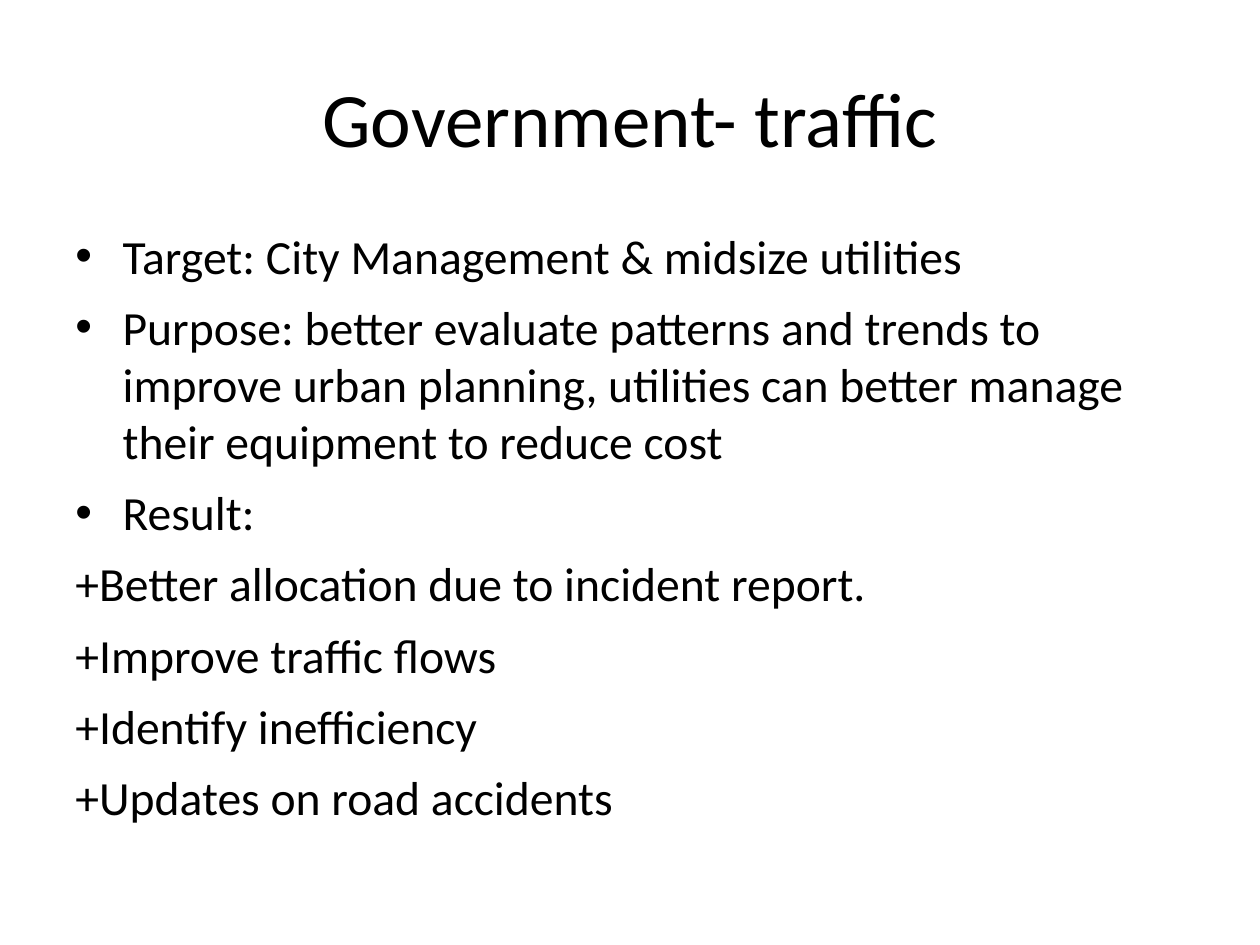
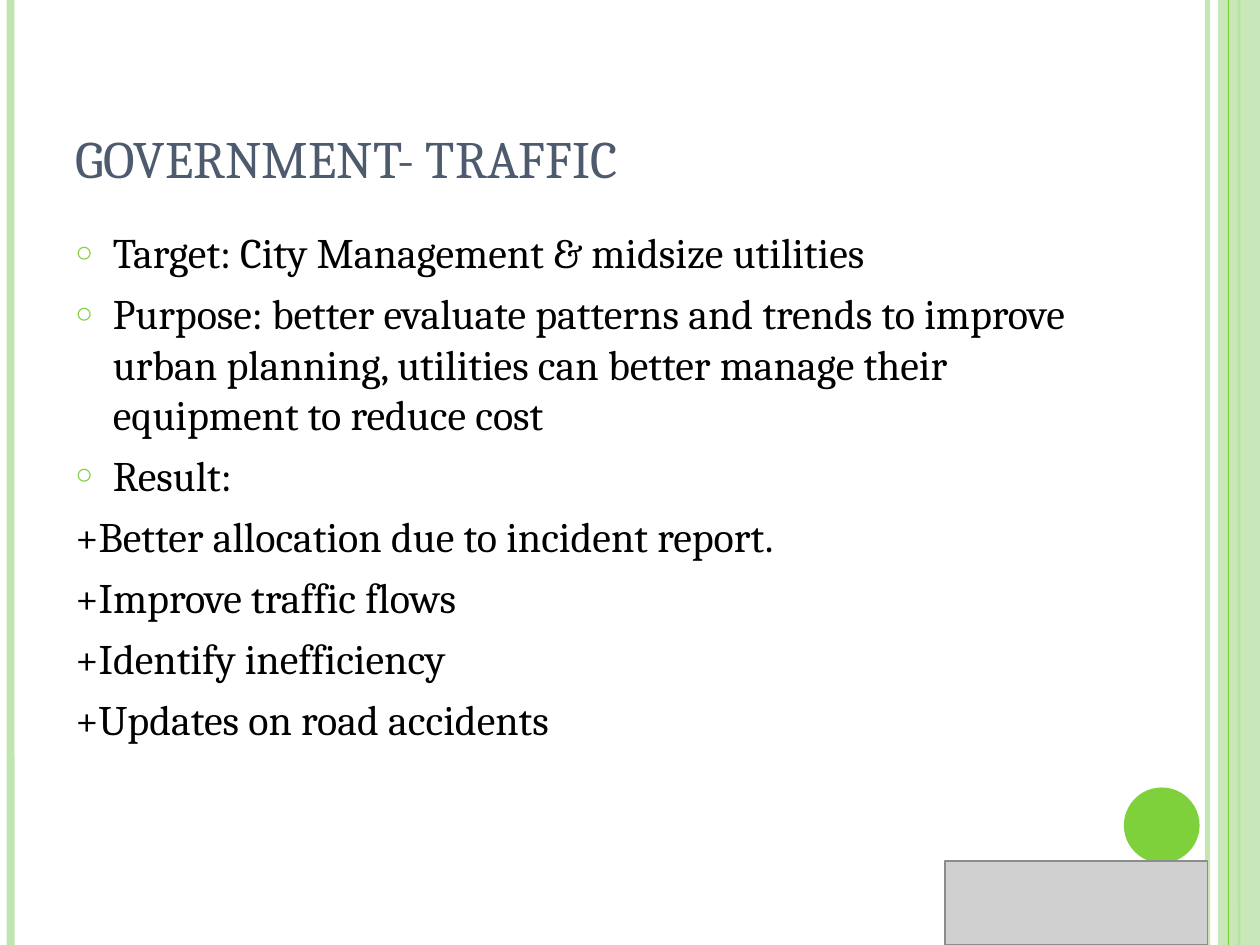
Before and after one commit to NUS-Anonymous/LTA-Data, a slide deck: slide 14 of Business Final Presentation/Presentation1.ppt (slide 12 before the commit). Drawn at 1260x945 pixels with LibreOffice and Linux fonts; fonts in the diff are those of the drawing; grey boxes stand for pictures. Boxes give left, top, right and bottom in pixels: in the first picture for what was removed or moved away, otherwise in the second. Text is boxed around its words. In the diff, an @@ line names an element or a change of style, - is before the commit and + after.

```diff
--- a/Business Final Presentation/Presentation1.ppt
+++ b/Business Final Presentation/Presentation1.ppt
@@ line added from (10, 0) to (10, 945), #C0E5AF 4.51 pt @@
@@ line added from (1207, 0) to (1207, 945), #C0E5AF 3 pt @@
@@ rectangle added at (x1=1218, y1=0, x2=1260, y2=945), fill #C0E5AF at 87% opacity @@
@@ line added from (1228, 0) to (1228, 945), #7FD13B 0.74 pt @@
@@ line added from (1239, 0) to (1239, 945), #7FD13B 1.5 pt @@
@@ title "GOVERNMENT- TRAFFIC" at (x1=75, y1=142, x2=617, y2=179): vertical alignment middle to bottom @@
@@ title at (x1=75, y1=142, x2=617, y2=179): text changed; size 44 to 30 pt; font Calibri to Cambria; text colour #000000 to #4E5B6F @@
-Government- traffic
+GOVERNMENT- TRAFFIC
@@ text "Target: City Management & midsize ..." at (x1=75, y1=238, x2=1065, y2=744): size 27.2 to 24 pt, font Calibri to Cambria; bullet • to ○; less space between paragraphs; bullet colour #000000 to #7FD13B; indent changed @@
@@ ellipse added at (x1=1124, y1=788, x2=1200, y2=863), fill #7FD13B @@
@@ picture added at (x1=945, y1=861, x2=1207, y2=945) @@
```
Also in this commit, not shown: 20 other slides changed, 4 slides added, 2 slides removed, 26 other files.
